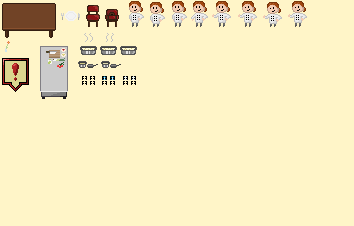
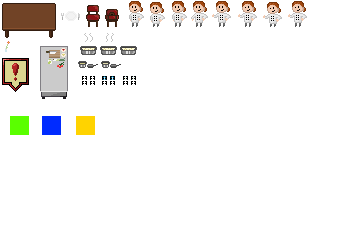
Layers edited between the first and the second 354x226 image:
added group "decoration" with 1 layers above "Furniture" over (5, 41, 10, 52)
moved "flower" into group "decoration" over (5, 41, 10, 52)
added group "Furniture" with 3 layers above "kitchen" over (2, 3, 119, 38)
moved "chair back" into group "Furniture" over (105, 9, 119, 27)
moved "chair front" into group "Furniture" over (86, 5, 100, 27)
moved "table" into group "Furniture" over (2, 3, 56, 38)
added group "foods" with 3 layers above "Background" over (10, 116, 95, 135)
added layer "pork" in group "foods" over (76, 116, 95, 135)
added layer "stew" in group "foods" over (42, 116, 61, 135)
added layer "pasta" in group "foods" over (10, 116, 29, 135)
hid "Background" over (0, 0, 354, 226)
